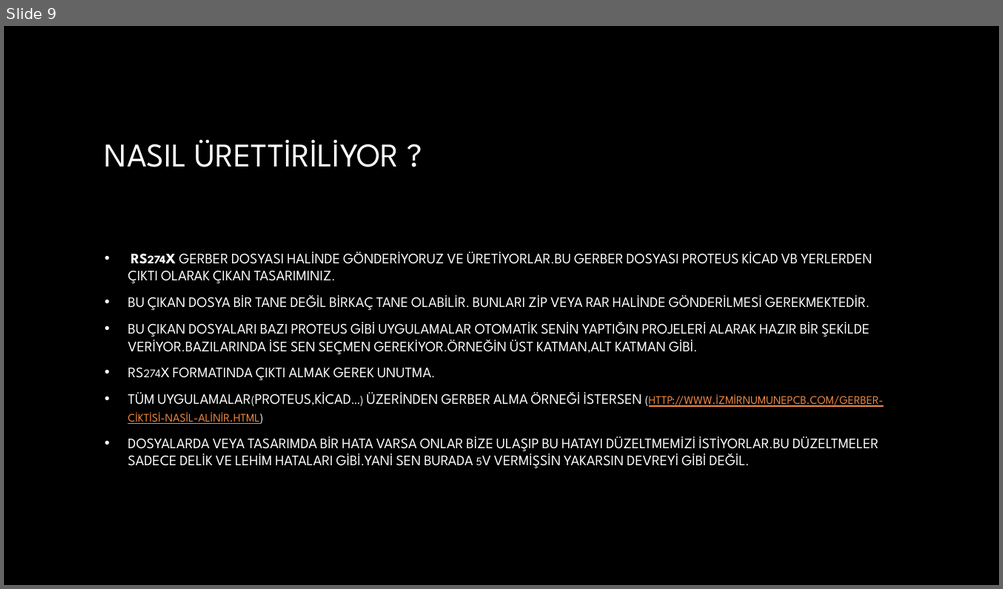
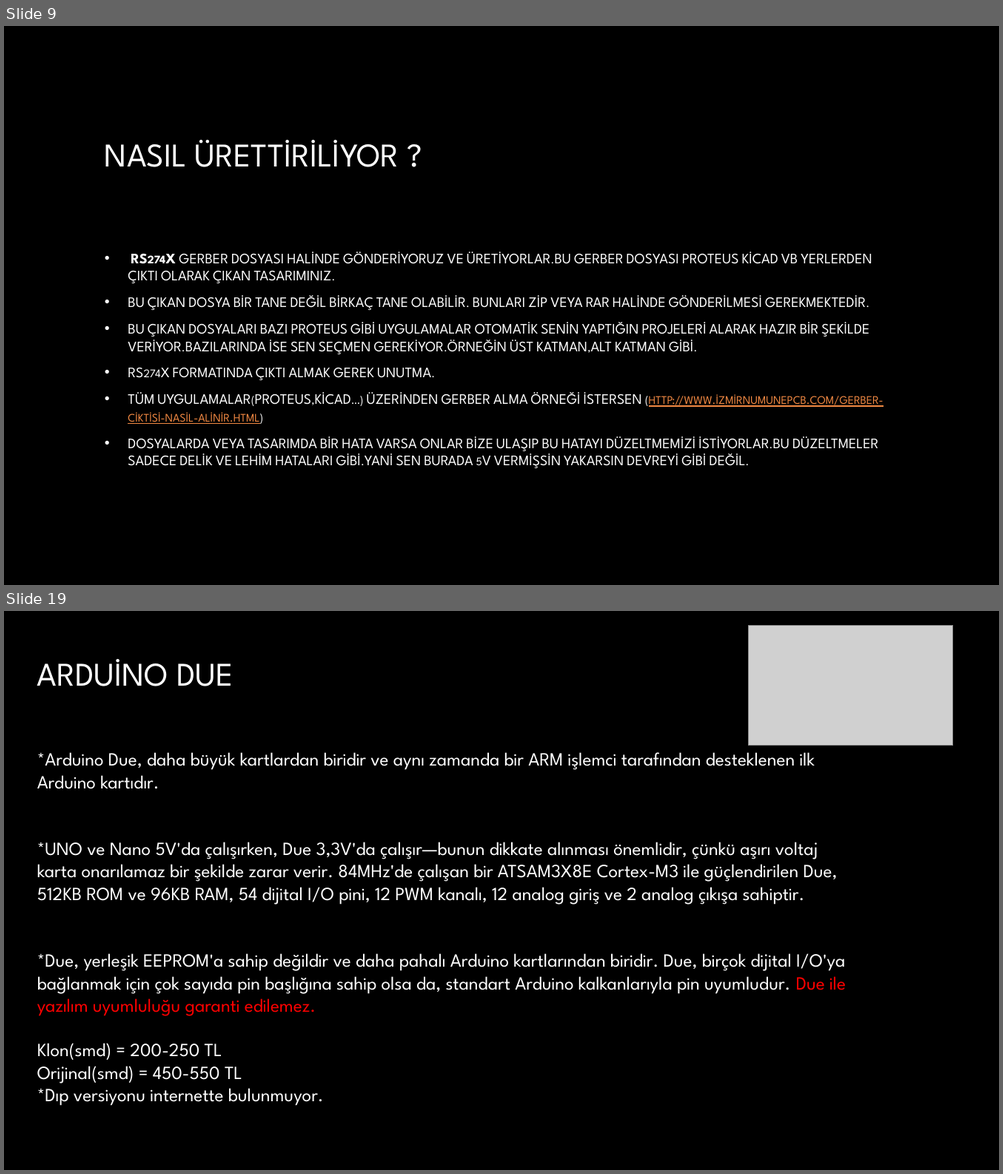
Before and after one commit to KeremSafaDemir/rocket-algorithm, a slide deck: presentations/avionic selector.pptx. Shown one above the other, each under a label of ours: slide 9 before the commit, slides 9 and 19 after it; the slides between them are not shown. The pictures are 1003x589 and 1003x1174 pixels, drawn with LibreOffice and Linux fonts; fonts in the diff are those of the drawing; grey boxes stand for pictures; background and template pictures are left out. Boxes give left, top, right and bottom in pixels: in the first picture for what was removed or moved away, otherwise in the second. Text is boxed around its words. In the diff, an @@ line names an element or a change of style, - is before the commit and + after.

```diff
--- a/presentations/avionic selector.pptx
+++ b/presentations/avionic selector.pptx
@@ slide 19 added at bbox=[4, 611, 999, 1170], background picture (left out) @@
@@ picture added at bbox=[748, 625, 952, 746] @@
@@ title added at bbox=[37, 752, 142, 768], 32 pt, text gradient #FFFFFF to #A6A6A6 @@
+ARDUINO DUE
@@ text added at bbox=[37, 752, 845, 1106], 18 pt, text #FFFFFF @@
+*Arduino Due, daha büyük kartlardan biridir ve aynı zamanda bir ARM işlemci tarafından desteklenen ilk Arduino kartıdır.
+*UNO ve Nano 5V'da çalışırken, Due 3,3V'da çalışır—bunun dikkate alınması önemlidir, çünkü aşırı voltaj karta onarılamaz bir şekilde zarar verir. 84MHz'de çalışan bir ATSAM3X8E Cortex-M3 ile güçlendirilen Due, 512KB ROM ve 96KB RAM, 54 dijital I/O pini, 12 PWM kanalı, 12 analog giriş ve 2 analog çıkışa sahiptir.
+*Due, yerleşik EEPROM'a sahip değildir ve daha pahalı Arduino kartlarından biridir. Due, birçok dijital I/O'ya bağlanmak için çok sayıda pin başlığına sahip olsa da, standart Arduino kalkanlarıyla pin uyumludur. Due ile yazılım uyumluluğu garanti edilemez.
+Klon(smd) = 200-250 TL
+Orijinal(smd) = 450-550 TL
+*Dıp versiyonu internette bulunmuyor.
```
Also in this commit, not shown: 5 slides changed, 13 other slides added, 2 slides removed, 2 other files.
